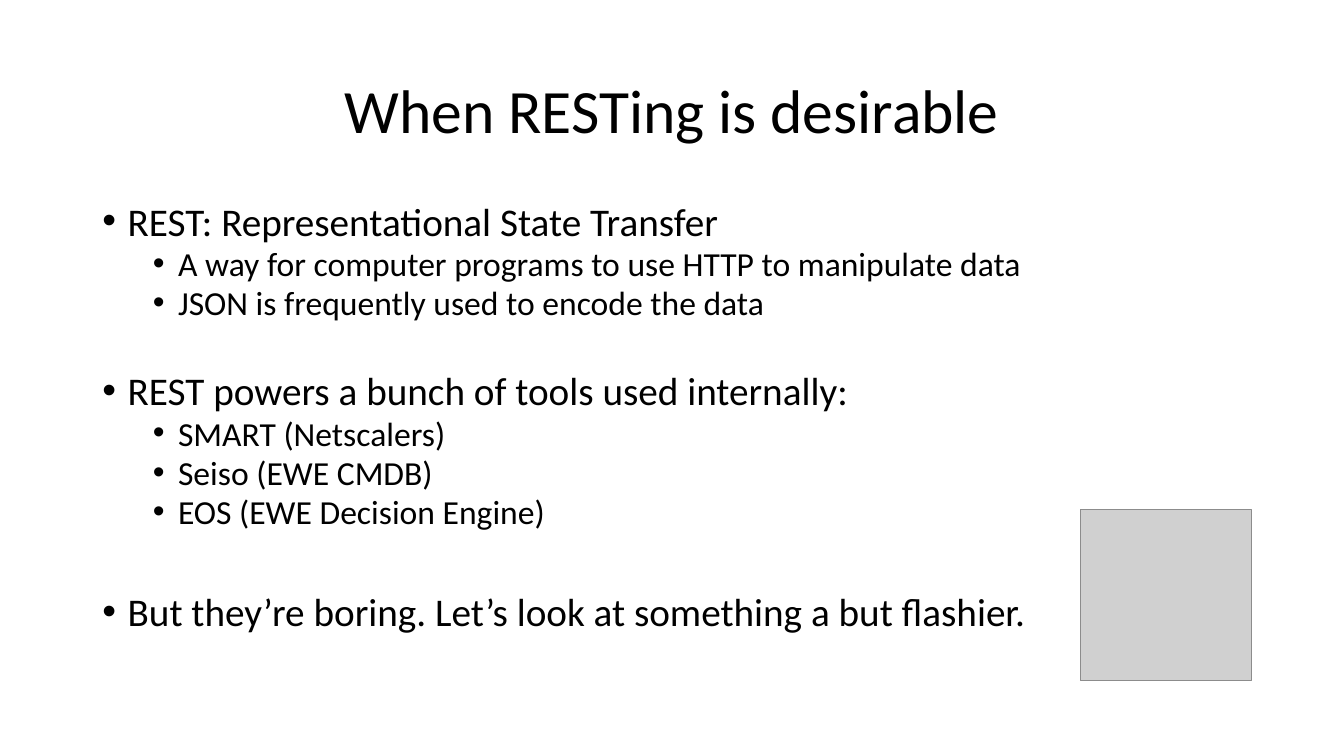
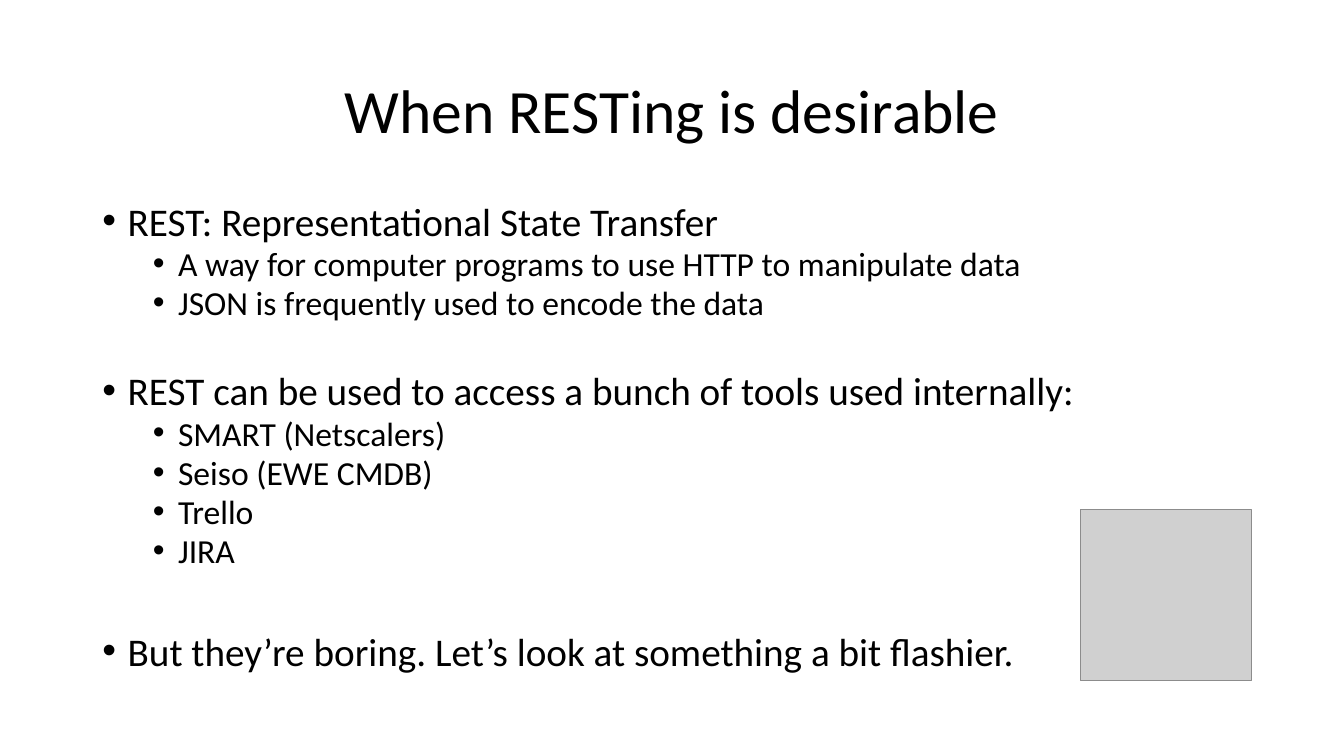
Before and after one commit to wilkotom/python_examples, a slide deck: slide 11 of Python as an additional language/Lesson 6/Session 6.pptx (slide 9 before the commit). Drawn at 1344x756 pixels with LibreOffice and Linux fonts; fonts in the diff are those of the drawing; grey boxes stand for pictures. Boxes give left, top, right and bottom in pixels: in the first picture for what was removed or moved away, otherwise in the second. Text is boxed around its words. In the diff, an @@ line names an element or a change of style, - is before the commit and + after.

Commit message:
Slide tweaks

```diff
--- a/Python as an additional language/Lesson 6/Session 6.pptx
+++ b/Python as an additional language/Lesson 6/Session 6.pptx
@@ text at [128,377,1073,412]: text changed @@
-• REST powers a bunch of tools used internally:
+• REST can be used to access a bunch of tools used internally:
@@ text at [128,500,1013,673]: text changed @@
-  • EOS (EWE Decision Engine)
-• But they’re boring. Let’s look at something a but flashier.
+  • Trello
+  • JIRA
+• But they’re boring. Let’s look at something a bit flashier.
```
Also in this commit, not shown: 3 slides added, 1 slide removed.
